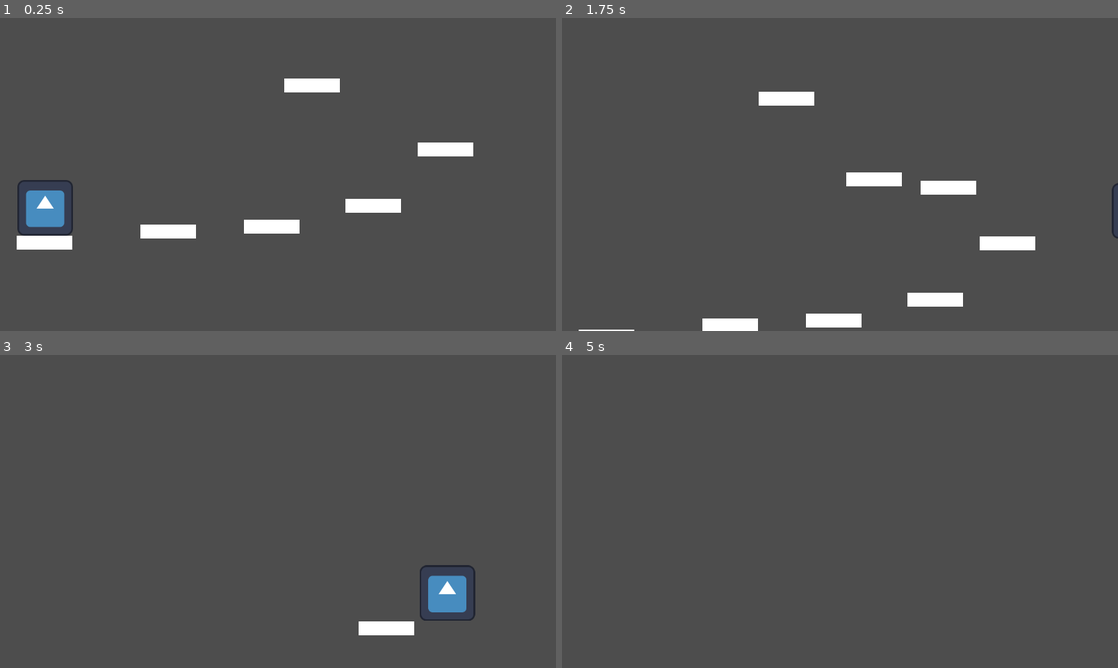
Above: before the commit, frames 1-4 (two rows, left to right).
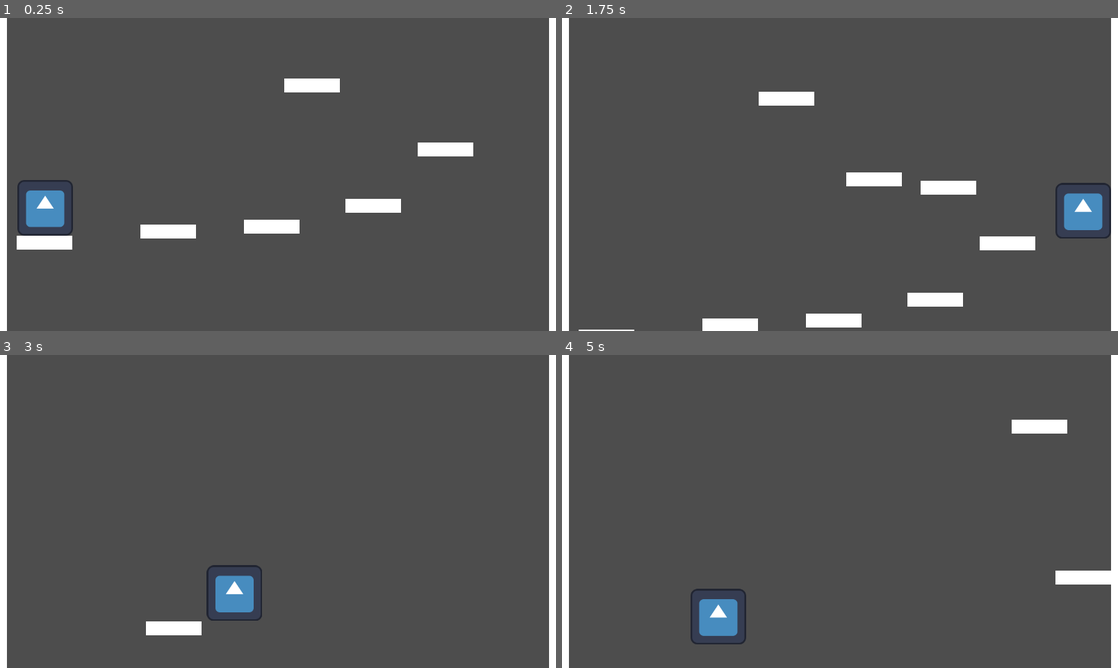
Above: after the commit, the same moments.

Repository: nathanleiby/trijam-248
Game: Godot game, scene res://gameplay/gameplay.tscn
The game is run twice, just before and just after one commit, with the same random seed, the same clock (stepped at 60 frames per second) and the same inputs. The engine's default icon, where the game draws it, is replaced by a stand-in: a white triangle on a blue panel in a dark square.
Inputs:
- Up to frame 1 (0.25 s): no input
- Up to frame 2 (1.75 s): hold Right (walk_right) from 0.53 s (still down); tap Space (place_item) at 0.6, 1.35 s; tap Up (jump) at 0.77, 1.52 s
- Up to frame 3 (3 s): release Right (walk_right) at 2.03 s; hold Left (walk_left) 2.03-2.78 s; tap Space (place_item) at 2.1, 2.85 s; hold Right (walk_right) from 2.78 s (still down)
- Up to frame 4 (5 s): tap Up (jump) at 3.02, 3.77, 4.52 s; tap Space (place_item) at 3.6, 4.35 s; release Right (walk_right) at 4.28 s; hold Left (walk_left) from 4.28 s (still down)

The runs differ from the first frame. In frame 1, 2.5% of the frame differs, in the area x 0-100%, y 0-100%; in frame 2, 3.5%; in frame 3, 5.4%; in frame 4, 4.4%.

Commit message:
danger averted

Diff:
--- a/gameplay/gameplay.tscn
+++ b/gameplay/gameplay.tscn
@@ -52,3 +52,8 @@
 grow_vertical = 1
 
 [node name="SelectSfx" parent="." instance=ExtResource("4_7kf0b")]
+
+[node name="Wall" parent="." instance=ExtResource("6_jtq6a")]
+
+[node name="Wall2" parent="." instance=ExtResource("6_jtq6a")]
+position = Vector2(1280, 2.08165e-12)
--- a/gameplay/platform2.tscn
+++ /dev/null
@@ -1,15 +0,0 @@
-[gd_scene load_steps=2 format=3 uid="uid://d2uw4ra0woov0"]
-
-[sub_resource type="RectangleShape2D" id="RectangleShape2D_ilxvv"]
-size = Vector2(32, 1.04858e+06)
-
-[node name="Wall" type="StaticBody2D"]
-
-[node name="CollisionShape2D" type="CollisionShape2D" parent="."]
-shape = SubResource("RectangleShape2D_ilxvv")
-
-[node name="ColorRect" type="ColorRect" parent="."]
-offset_left = -16.0
-offset_top = -524288.0
-offset_right = 16.0
-offset_bottom = 524288.0
Not shown: 1 places in gameplay/gameplay.tscn that only renumber resources
